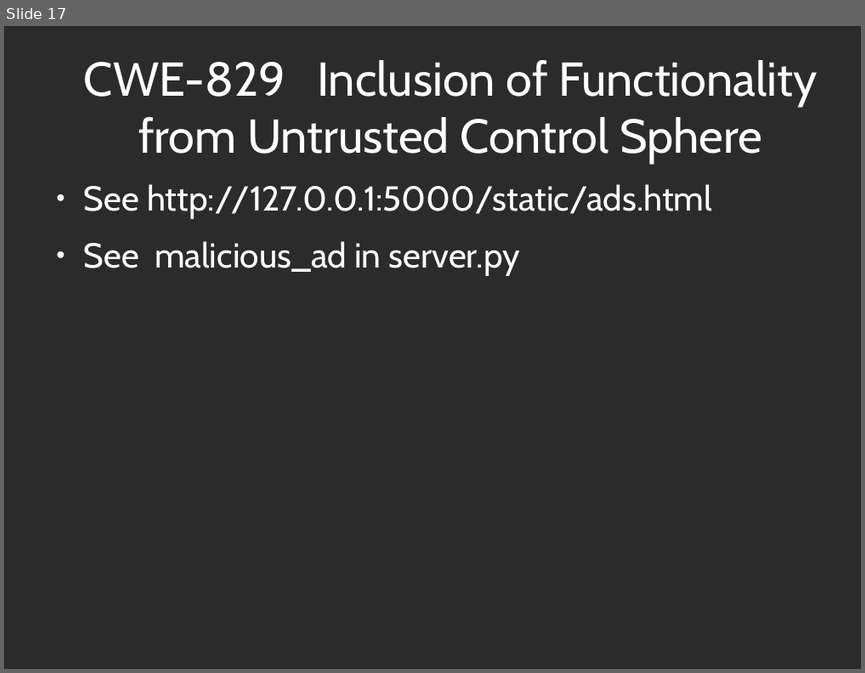
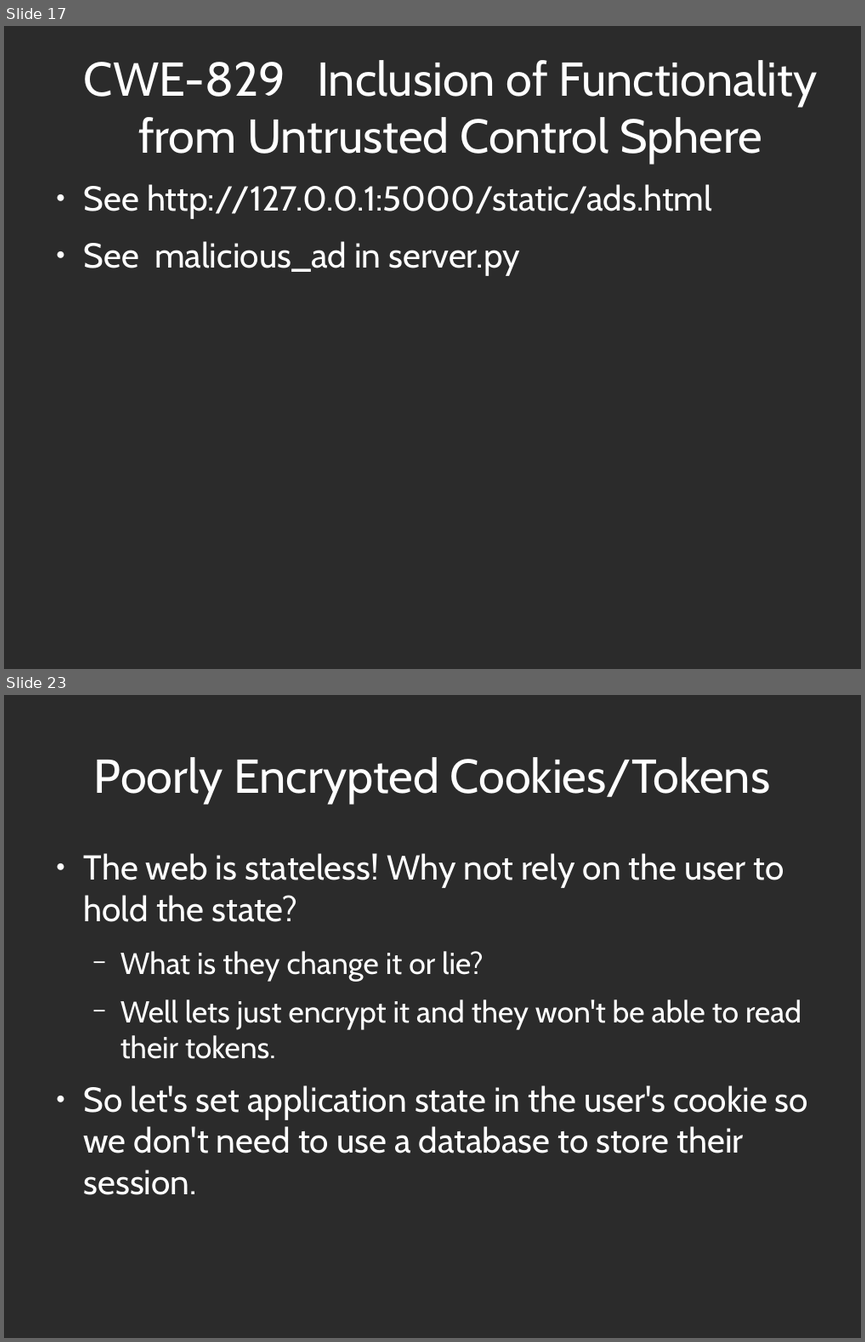
Before and after one commit to abramhindle/CMPUT404-Web-Security, a slide deck: 11-Security.odp. Shown one above the other, each under a label of ours: slide 17 before the commit, slides 17 and 23 after it; the slides between them are not shown. The pictures are 865x673 and 865x1342 pixels, drawn with LibreOffice and Linux fonts; fonts in the diff are those of the drawing; background and template pictures are left out; a plain dark background stands for a picture behind light text. Boxes give left, top, right and bottom in pixels: in the first picture for what was removed or moved away, otherwise in the second. Text is boxed around its words. In the diff, an @@ line names an element or a change of style, - is before the commit and + after.

```diff
--- a/11-Security.odp
+++ b/11-Security.odp
@@ slide 23 added at box(4, 695, 861, 1338), background picture (left out) @@
@@ title added at box(94, 757, 770, 804), 44 pt, text #FFFFFF @@
+Poorly Encrypted Cookies/Tokens
@@ text added at box(84, 853, 808, 1195), 32 pt, text #FFFFFF @@
+● The web is stateless! Why not rely on the user to hold the state?
+  − What is they change it or lie?
+  − Well lets just encrypt it and they won't be able to read their tokens.
+● So let's set application state in the user's cookie so we don't need to use a database to store their session.
```
Also in this commit, not shown: 15 other slides added, 5 slides removed, 1 other file.
